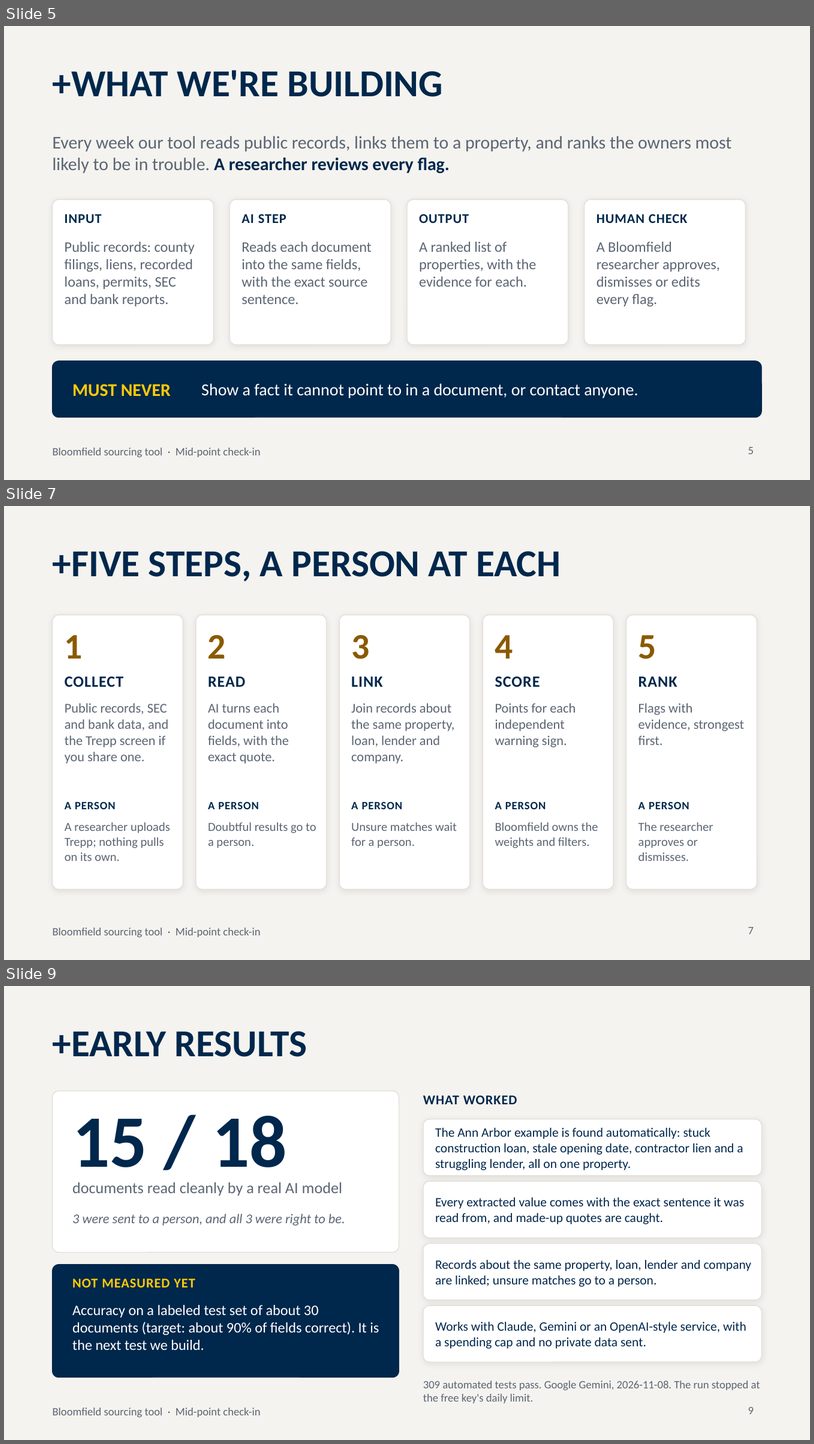
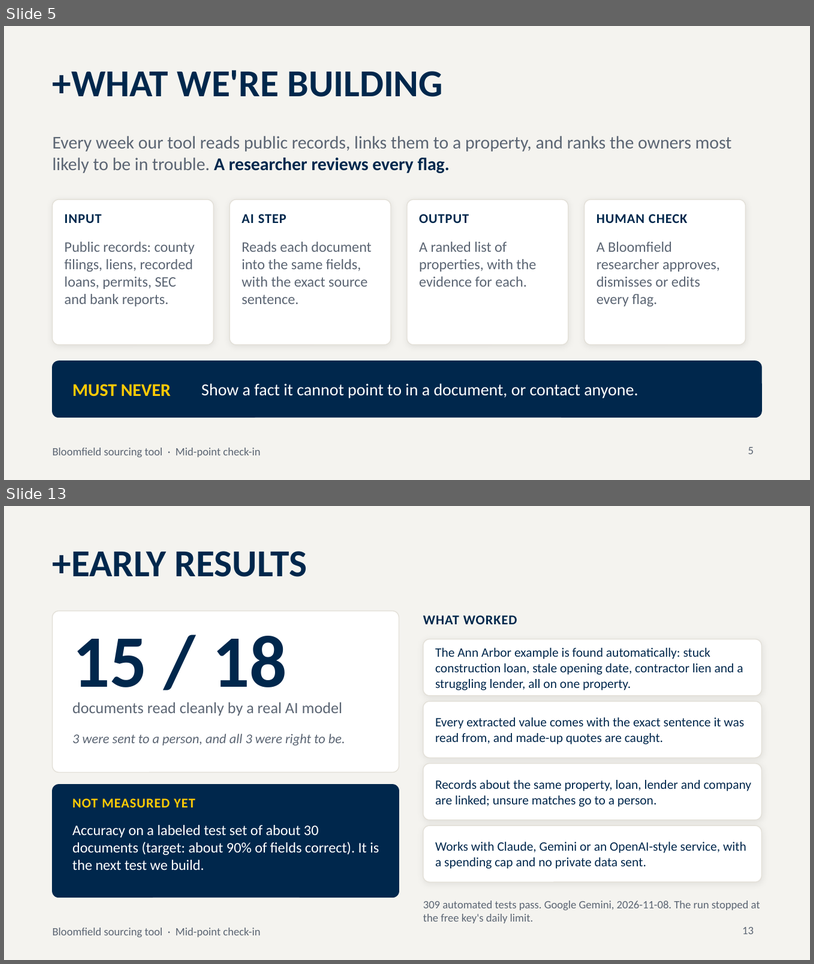
Before and after one commit to Ross-Business-Tech/Bloomfield-Project-2, a slide deck: pipeline/demo/deck/Bloomfield_Midpoint_Deck.pptx. Shown one above the other, each under a label of ours: slides 5, 7 and 9 before the commit, slides 5 and 13 after it; the slides between them are not shown. The pictures are 814x1444 and 814x964 pixels, drawn with LibreOffice and Linux fonts; fonts in the diff are those of the drawing. Boxes give left, top, right and bottom in pixels: in the first picture for what was removed or moved away, otherwise in the second. Text is boxed around its words. In the diff, an @@ line names an element or a change of style, - is before the commit and + after.

```diff
--- a/pipeline/demo/deck/Bloomfield_Midpoint_Deck.pptx
+++ b/pipeline/demo/deck/Bloomfield_Midpoint_Deck.pptx
@@ slide 7 removed at bbox=[4, 506, 810, 960], background #F4F3EF; not listed: 1 template element that a slide beside it also shows @@
@@ title removed at bbox=[53, 551, 561, 582] @@
-+FIVE STEPS, A PERSON AT EACH
@@ rounded rectangle removed at bbox=[53, 615, 183, 889] @@
@@ rounded rectangle removed at bbox=[196, 615, 327, 889] @@
@@ rounded rectangle removed at bbox=[339, 615, 470, 889] @@
@@ rounded rectangle removed at bbox=[483, 615, 614, 889] @@
@@ rounded rectangle removed at bbox=[627, 615, 757, 889] @@
@@ text removed at bbox=[65, 635, 83, 658] @@
-1
@@ text removed at bbox=[208, 635, 226, 658] @@
-2
@@ text removed at bbox=[351, 635, 369, 659] @@
-3
@@ text removed at bbox=[495, 635, 513, 658] @@
-4
@@ text removed at bbox=[639, 635, 657, 659] @@
-5
@@ text removed at bbox=[65, 676, 123, 687] @@
-COLLECT
@@ text removed at bbox=[208, 676, 245, 687] @@
-READ
@@ text removed at bbox=[351, 676, 383, 687] @@
-LINK
@@ text removed at bbox=[495, 676, 540, 687] @@
-SCORE
@@ text removed at bbox=[639, 676, 678, 687] @@
-RANK
@@ text removed at bbox=[65, 703, 168, 763] @@
-Public records, SEC and bank data, and the Trepp screen if you share one.
@@ text removed at bbox=[208, 703, 289, 763] @@
-AI turns each document into fields, with the exact quote.
@@ text removed at bbox=[351, 703, 455, 763] @@
-Join records about the same property, loan, lender and company.
@@ text removed at bbox=[495, 703, 576, 747] @@
-Points for each independent warning sign.
@@ text removed at bbox=[639, 703, 744, 745] @@
-Flags with evidence, strongest first.
@@ text removed at bbox=[65, 801, 116, 809] @@
-A PERSON
@@ text removed at bbox=[208, 801, 259, 809] @@
-A PERSON
@@ text removed at bbox=[351, 801, 403, 809] @@
-A PERSON
@@ text removed at bbox=[495, 801, 546, 809] @@
-A PERSON
@@ text removed at bbox=[639, 801, 690, 809] @@
-A PERSON
@@ text removed at bbox=[65, 822, 170, 861] @@
-A researcher uploads Trepp; nothing pulls on its own.
@@ text removed at bbox=[208, 822, 317, 848] @@
-Doubtful results go to a person.
@@ text removed at bbox=[351, 822, 457, 848] @@
-Unsure matches wait for a person.
@@ text removed at bbox=[495, 822, 599, 848] @@
-Bloomfield owns the weights and filters.
@@ text removed at bbox=[639, 822, 713, 861] @@
-The researcher approves or dismisses.
@@ page number removed at bbox=[749, 927, 754, 934] @@
-7
@@ what was slide 9 is now slide 13 @@
@@ page number at bbox=[743, 927, 754, 934]: text changed @@
-9
+13
```
Also in this commit, not shown: 3 slides changed, 6 slides added, 1 other slide removed, 8 other files.
